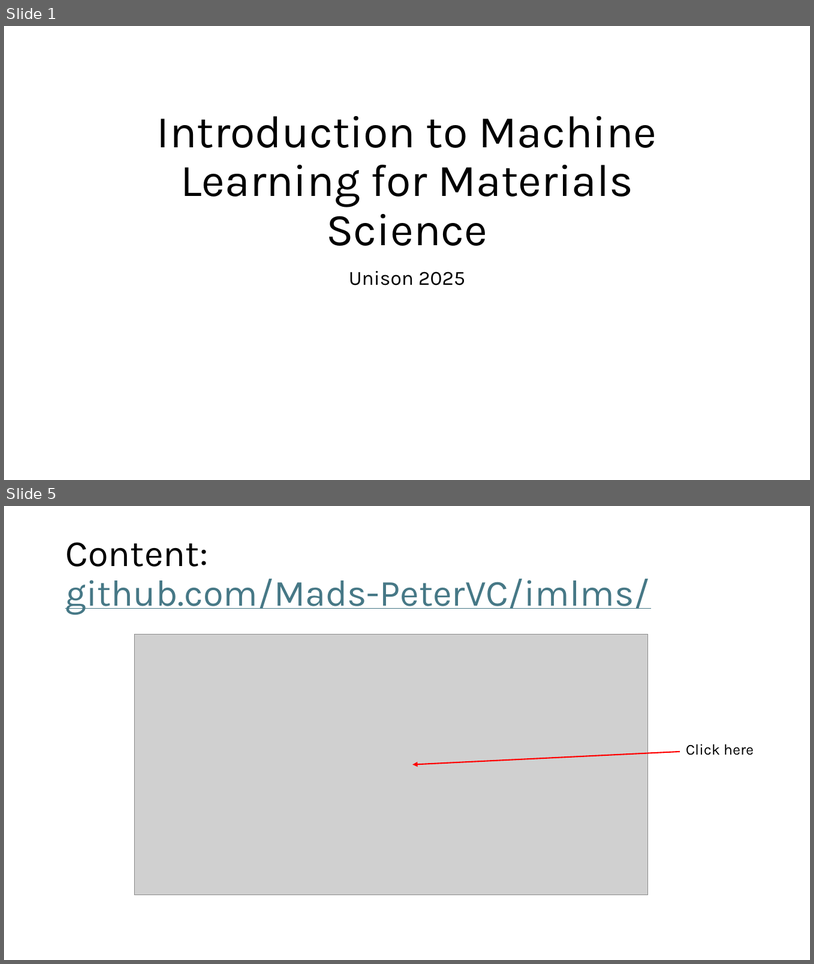
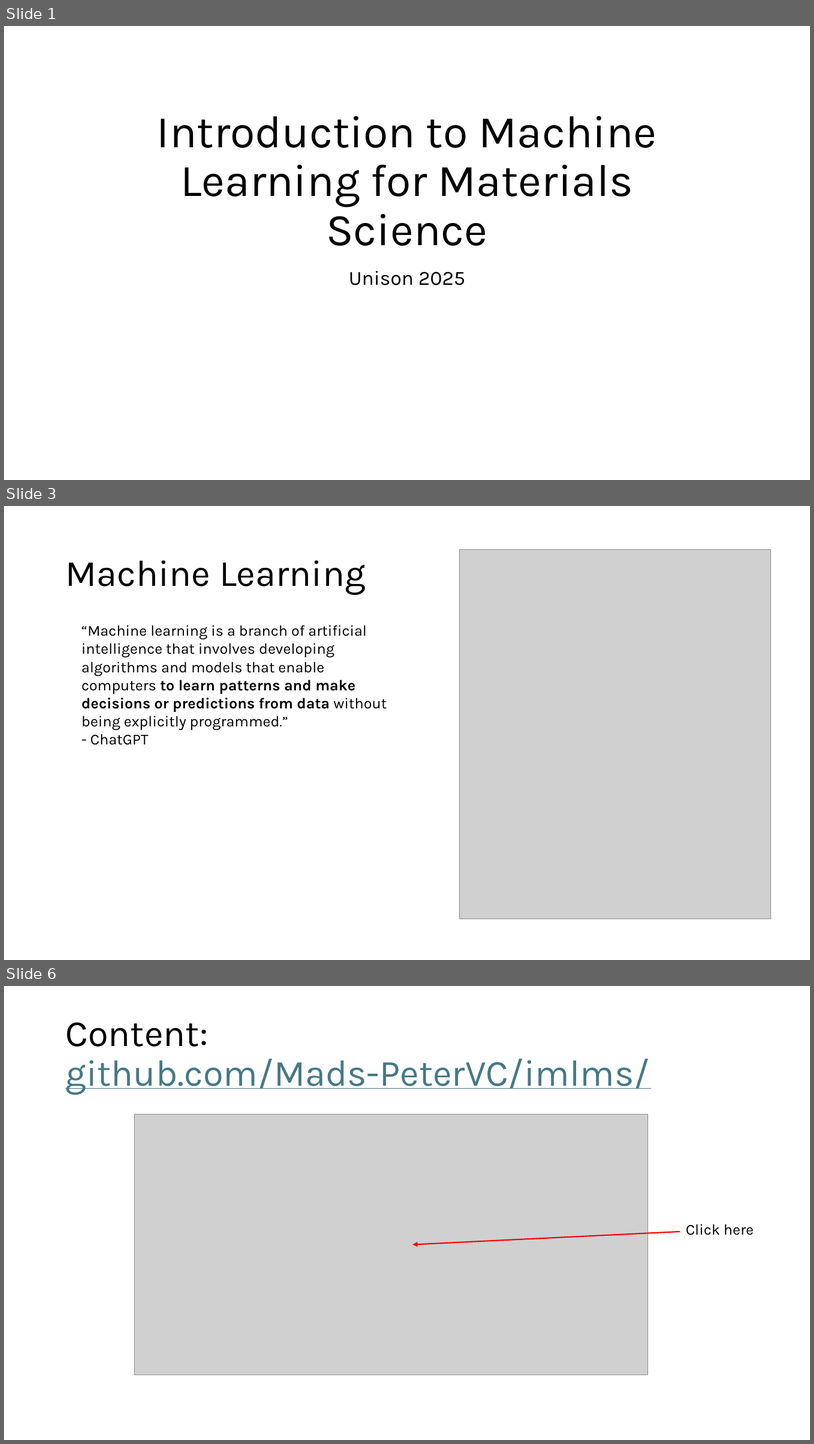
Before and after one commit to Mads-PeterVC/imlms, a slide deck: lessons/lesson_1/slides_lesson_1.pptx. Shown one above the other, each under a label of ours: slides 1 and 5 before the commit, slides 1, 3 and 6 after it; the slides between them are not shown. The pictures are 814x964 and 814x1444 pixels, drawn with LibreOffice and Linux fonts; fonts in the diff are those of the drawing; grey boxes stand for pictures. Boxes give left, top, right and bottom in pixels: in the first picture for what was removed or moved away, otherwise in the second. Text is boxed around its words. In the diff, an @@ line names an element or a change of style, - is before the commit and + after.

```diff
--- a/lessons/lesson_1/slides_lesson_1.pptx
+++ b/lessons/lesson_1/slides_lesson_1.pptx
@@ slide 3 added at (4,506,810,960), background #FFFFFF @@
@@ picture added at (459,550,771,919) @@
@@ title added at (65,560,366,595), 44 pt, text #000000 @@
+Machine Learning
@@ text added at (81,625,387,730), 18 pt, text #000000 @@
+“Machine learning is a branch of artificial intelligence that involves developing algorithms and models that enable computers to learn patterns and make decisions or predictions from data without being explicitly programmed.”
+- ChatGPT
@@ what was slide 5 is now slide 6 @@
```
Also in this commit, not shown: 2 slides changed, 5 other slides added, 2 slides removed.
